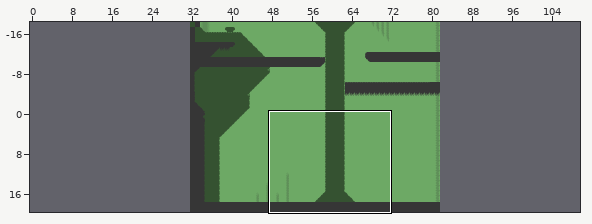
Two states of a Tiled map, maps/lvl1.tmx. Above, an overview of the earlier version with the close-up marked.
Close-up. Before the edit:
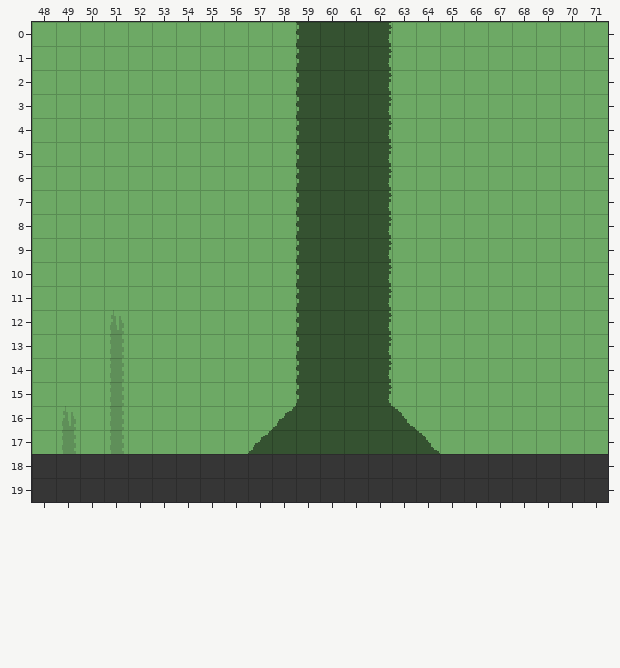
Cells are 16x16 px. Shown: x 48..71, y 0..19. The commit also changed other parts of the map, which this record leaves out. The old version is drawn lined up with the new one.
And afterwards:
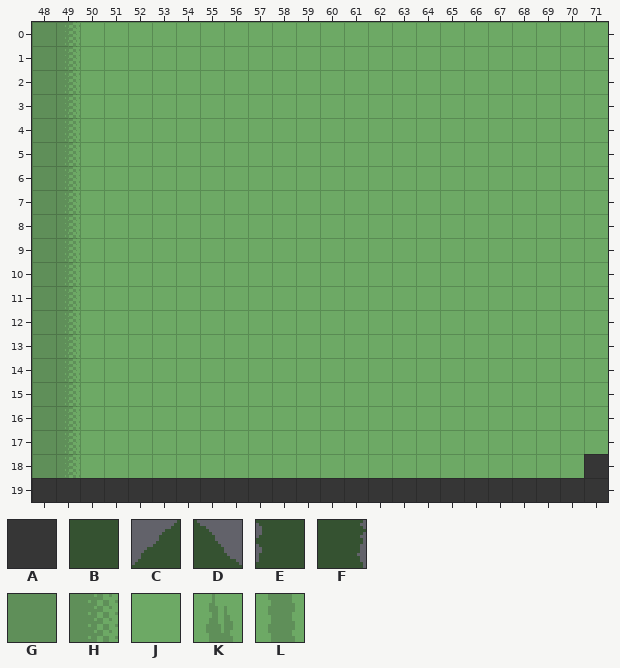
Key: from "tile_set": A 0, B 4, C 14, D 15, E 28, F 29, G 56, H 57, J 58, K 60, L 61.
_ is an empty cell, . an unchanged one.
Tiles of an added or newly shown layer are drawn over the layers below it.
The edit:
map size 50x38 -> 200x20 cells (old content now starts at 32,-18; both pictures use the new coordinates)
--- layer "Base" (removed)
@@ x 48..64 @@
- 0 JJ.........J..J..
- 1 JJ.........J..J..
- 2 JJ.........J..J..
- 3 JJ.........J..J..
- 4 JJ.........J..J..
- 5 JJ.........J..J..
- 6 JJ.........J..J..
- 7 JJ.........J..J..
- 8 JJ.........J..J..
- 9 JJ.........J..J..
-10 JJ.........J..J..
-11 JJ.........J..J..
-12 JJ.K.......J..J..
-13 JJ.L.......J..J..
-14 JJ.L.......J..J..
-15 JJ.L.......J..J..
-16 JK.L......J....J.
-17 JL.L.....J......J
+ 0 __........._.._..
+ 1 __........._.._..
+ 2 __........._.._..
+ 3 __........._.._..
+ 4 __........._.._..
+ 5 __........._.._..
+ 6 __........._.._..
+ 7 __........._.._..
+ 8 __........._.._..
+ 9 __........._.._..
+10 __........._.._..
+11 __........._.._..
+12 __._......._.._..
+13 __._......._.._..
+14 __._......._.._..
+15 __._......._.._..
+16 __._......_...._.
+17 __._....._......_
--- layer "Mid" (removed)
@@ x 57..64 @@
- 0 ..EBBF..
- 1 ..EBBF..
- 2 ..EBBF..
- 3 ..EBBF..
- 4 ..EBBF..
- 5 ..EBBF..
- 6 ..EBBF..
- 7 ..EBBF..
- 8 ..EBBF..
- 9 ..EBBF..
-10 ..EBBF..
-11 ..EBBF..
-12 ..EBBF..
-13 ..EBBF..
-14 ..EBBF..
-15 ..EBBF..
-16 .CBBBBD.
-17 CBBBBBBD
+ 0 ..____..
+ 1 ..____..
+ 2 ..____..
+ 3 ..____..
+ 4 ..____..
+ 5 ..____..
+ 6 ..____..
+ 7 ..____..
+ 8 ..____..
+ 9 ..____..
+10 ..____..
+11 ..____..
+12 ..____..
+13 ..____..
+14 ..____..
+15 ..____..
+16 .______.
+17 ________
--- layer "Background" (added)
@@ x 48..70 @@
- 0 __.........____........
- 1 __.........____........
- 2 __.........____........
- 3 __.........____........
- 4 __.........____........
- 5 __.........____........
- 6 __.........____........
- 7 __.........____........
- 8 __.........____........
- 9 __.........____........
-10 __.........____........
-11 __.........____........
-12 __._.......____........
-13 __._.......____........
-14 __._.......____........
-15 __._.......____........
-16 __._......______.......
-17 __._.....________......
-18 _______________________
+ 0 GH.........JJJJ........
+ 1 GH.........JJJJ........
+ 2 GH.........JJJJ........
+ 3 GH.........JJJJ........
+ 4 GH.........JJJJ........
+ 5 GH.........JJJJ........
+ 6 GH.........JJJJ........
+ 7 GH.........JJJJ........
+ 8 GH.........JJJJ........
+ 9 GH.........JJJJ........
+10 GH.........JJJJ........
+11 GH.........JJJJ........
+12 GH.J.......JJJJ........
+13 GH.J.......JJJJ........
+14 GH.J.......JJJJ........
+15 GH.J.......JJJJ........
+16 GH.J......JJJJJJ.......
+17 GH.J.....JJJJJJJJ......
+18 GHJJJJJJJJJJJJJJJJJJJJJ
--- layer "Fore"
@@ x 48..70 @@
-18 AAAAAAAAAAAAAAAAAAAAAAA
+18 _______________________
Boxes around the changes in both close-ups, in picture pixels (x1, y1, x2, y2):
changed: (32, 22, 584, 478)
